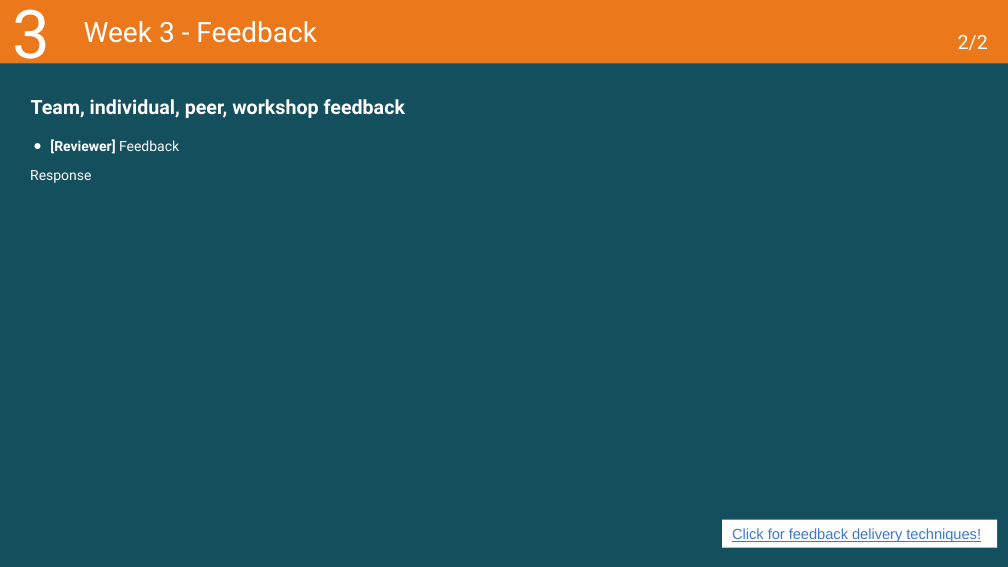
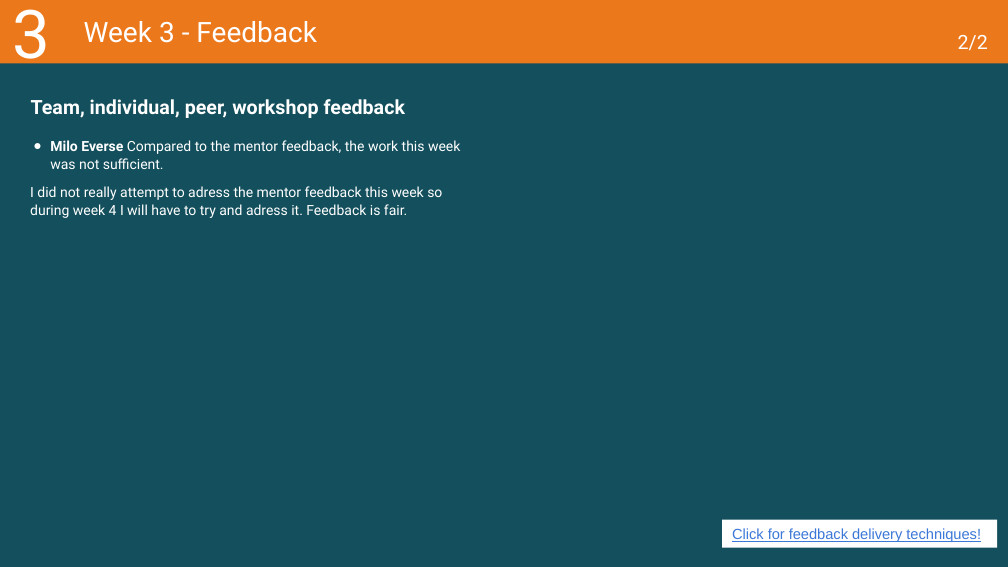
Before and after one commit to MaksBurchard240894/HFG7, a slide deck: slide 14 of Deliverables/Learning Log - Y1B-2024-25_ADSAI.pptx. Drawn at 1008x567 pixels with LibreOffice and Linux fonts; fonts in the diff are those of the drawing. Boxes give left, top, right and bottom in pixels: in the first picture for what was removed or moved away, otherwise in the second. Text is boxed around its words. In the diff, an @@ line names an element or a change of style, - is before the commit and + after.

```diff
--- a/Deliverables/Learning Log - Y1B-2024-25_ADSAI.pptx
+++ b/Deliverables/Learning Log - Y1B-2024-25_ADSAI.pptx
@@ text at (30, 140, 460, 218): text changed @@
-● [Reviewer] Feedback
-Response
+● Milo Everse Compared to the mentor feedback, the work this week was not sufficient.
+I did not really attempt to adress the mentor feedback this week so during week 4 I will have to try and adress it. Feedback is fair.
```
Also in this commit, not shown: 2 other slides changed, 3 other files.
